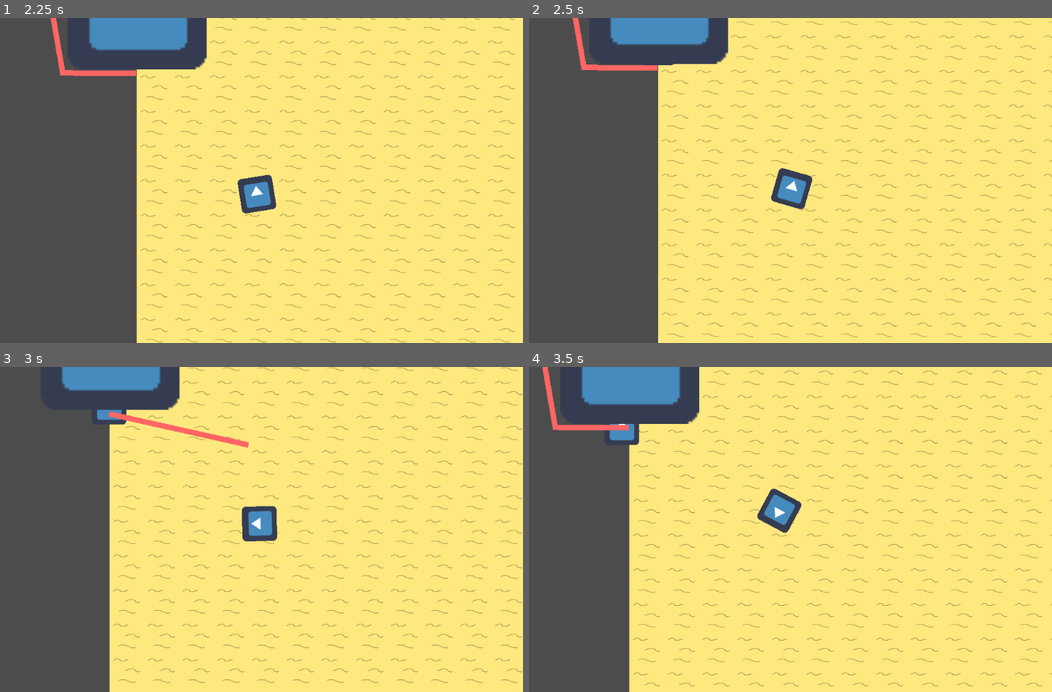
Above: before the commit, frames 1-4 (two rows, left to right).
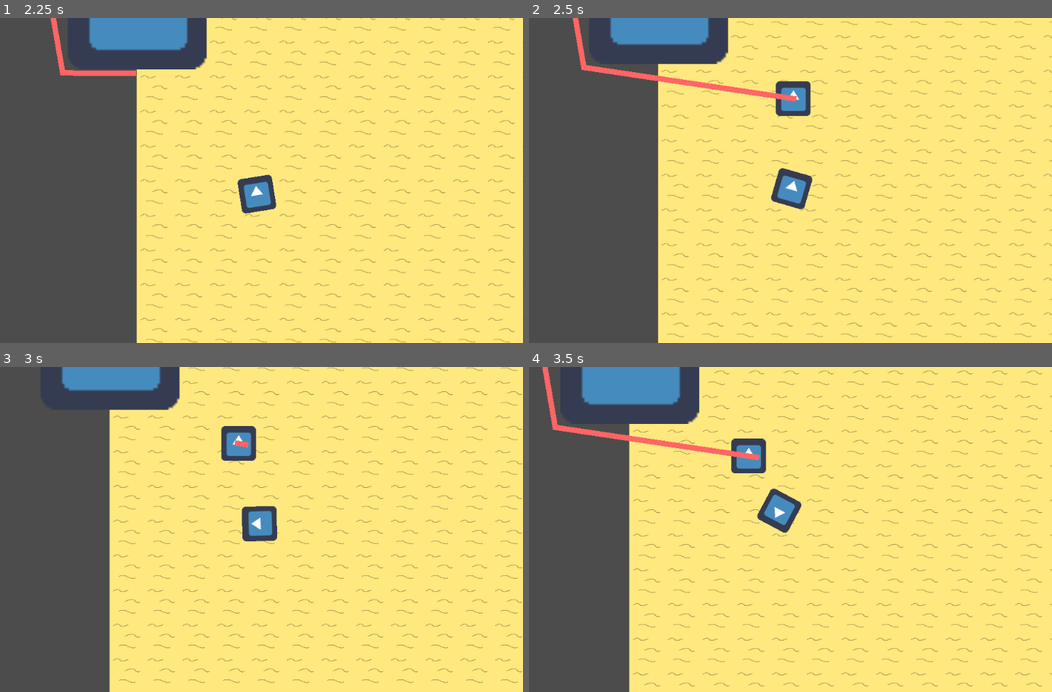
Above: after the commit, the same moments.

Repository: JortvD/ld49
Game: Godot game, scene res://scenes/MainScene.tscn
Same seed, same stepped clock (60 frames per second), same inputs: the game is played once before the commit and once after it. The engine's default icon, where the game draws it, is replaced by a stand-in: a white triangle on a blue panel in a dark square.
Inputs (mouse positions are in pixels of both pictures, inside the frame that each line leads up to):
- Up to frame 1 (2.25 s): tap Enter (ui_accept) at 0.5, 0.77, 1.52 s; move the mouse to (366, 164) at 0.52 s; hold Right (ui_right) 0.53-1.28 s; hold 1 (ui_1) 0.53-1.28 s; tap 2 (ui_2) at 0.8, 1.35 s; move the mouse to (135, 196) at 1.27 s; hold Down (ui_down) 1.28-2.03 s; tap 1 (ui_1) at 1.55 s; move the mouse to (303, 109) at 2.02 s; hold Right (ui_right) from 2.03 s (still down); hold 1 (ui_1) from 2.03 s (still down)
- Up to frame 2 (2.5 s): keep holding Right (ui_right); keep holding 1 (ui_1); tap 2 (ui_2) at 2.3 s
- Up to frame 3 (3 s): move the mouse to (219, 594) at 2.77 s; release Right (ui_right) at 2.78 s; release 1 (ui_1) at 2.78 s; hold Up (ui_up) from 2.78 s (still down); tap 2 (ui_2) at 2.85 s
- Up to frame 4 (3.5 s): keep holding Up (ui_up); tap Enter (ui_accept) at 3.02 s; tap 1 (ui_1) at 3.05 s

Frame 1 is identical in both runs. In frame 2, 1.5% of the frame differs, in the area x 10-54%, y 14-31%; in frame 3, 1.2%; in frame 4, 1.6%, in the area x 4-46%, y 17-33%.

Commit message:
omae wa mou shindeiru NANI!?

Diff:
--- a/building/Building.gd
+++ b/building/Building.gd
@@ -17,4 +17,3 @@
 		get_node("../../Player").position = Vector2(-600,-600)
 	if (body.name == "NPC"):
 		get_node("../../NPC").position = Vector2(256,192)
-		print("Test")
--- /dev/null
+++ b/npc/NPC.gd
@@ -0,0 +1,21 @@
+extends KinematicBody2D
+
+var speed = 50
+var path : = PoolVector2Array()
+
+func _process(delta):
+	# Calculate the movement distance for this frame
+	var distance_to_walk = speed * delta
+
+	# Move the player along the path until he has run out of movement or the path ends.
+	while distance_to_walk > 0 and path.size() > 0:
+		var distance_to_next_point = position.distance_to(path[0])
+		if distance_to_walk <= distance_to_next_point:
+			# The player does not have enough movement left to get to the next point.
+			position += position.direction_to(path[0]) * distance_to_walk
+		else:
+			# The player get to the next point
+			position = path[0]
+			path.remove(0)
+		# Update the distance to walk
+		distance_to_walk -= distance_to_next_point
--- a/npc/NPC.tscn
+++ b/npc/NPC.tscn
@@ -1,15 +1,15 @@
 [gd_scene load_steps=4 format=2]
 
 [ext_resource path="res://icon.png" type="Texture" id=1]
-[ext_resource path="res://npc/SpriteNPC.gd" type="Script" id=3]
+[ext_resource path="res://npc/NPC.gd" type="Script" id=2]
 
 [sub_resource type="RectangleShape2D" id=1]
 
 [node name="NPC" type="KinematicBody2D"]
+script = ExtResource( 2 )
 
 [node name="Sprite" type="Sprite" parent="."]
 texture = ExtResource( 1 )
-script = ExtResource( 3 )
 
 [node name="CollisionShape2D" type="CollisionShape2D" parent="."]
 scale = Vector2( 3, 3 )
--- a/npc/SpriteNPC.gd
+++ b/npc/SpriteNPC.gd
@@ -1,21 +1 @@
 extends Sprite
-
-var speed = 50
-var path : = PoolVector2Array()
-
-func _process(delta):
-	# Calculate the movement distance for this frame
-	var distance_to_walk = speed * delta
-
-	# Move the player along the path until he has run out of movement or the path ends.
-	while distance_to_walk > 0 and path.size() > 0:
-		var distance_to_next_point = position.distance_to(path[0])
-		if distance_to_walk <= distance_to_next_point:
-			# The player does not have enough movement left to get to the next point.
-			position += position.direction_to(path[0]) * distance_to_walk
-		else:
-			# The player get to the next point
-			position = path[0]
-			path.remove(0)
-		# Update the distance to walk
-		distance_to_walk -= distance_to_next_point
--- a/scenes/MainScene.gd
+++ b/scenes/MainScene.gd
@@ -3,10 +3,10 @@
 # this handles all the pathfinding for all entities. first if statements explains all components
 func _unhandled_input(event):
 		if Input.is_action_pressed("ui_1"):		#requirement for going to the position
-			var path = $Navigation2D.get_simple_path($NPC/Sprite.position, Vector2(-192,-192)) # position it will go to
+			var path = $Navigation2D.get_simple_path($NPC.position, Vector2(-192,-192)) # position it will go to
 			$Line2D.points = path	#TESTING PURPOSES creates line showing its path
-			$NPC/Sprite.path = path		#creates the path for the entity
+			$NPC.path = path		#creates the path for the entity
 		if Input.is_action_pressed("ui_2"):
-			var path = $Navigation2D.get_simple_path($NPC/Sprite.position, Vector2(256,192))
+			var path = $Navigation2D.get_simple_path($NPC.position, Vector2(256,192))
 			$Line2D.points = path
-			$NPC/Sprite.path = path
+			$NPC.path = path
